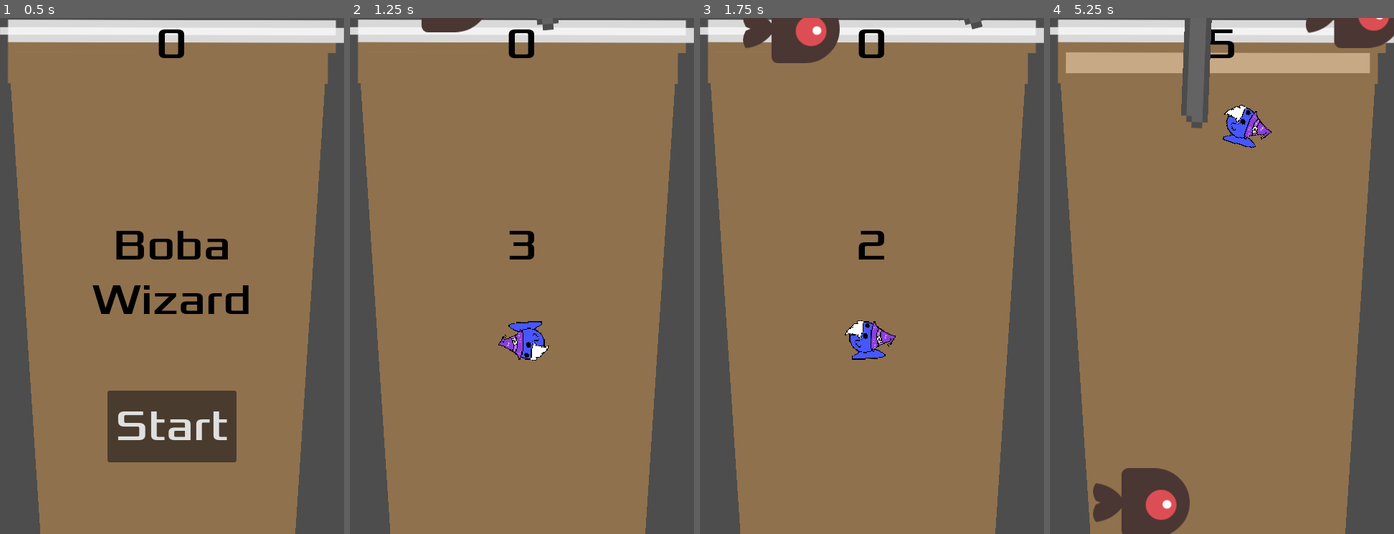
Above: before the commit, frames 1-4 (left to right).
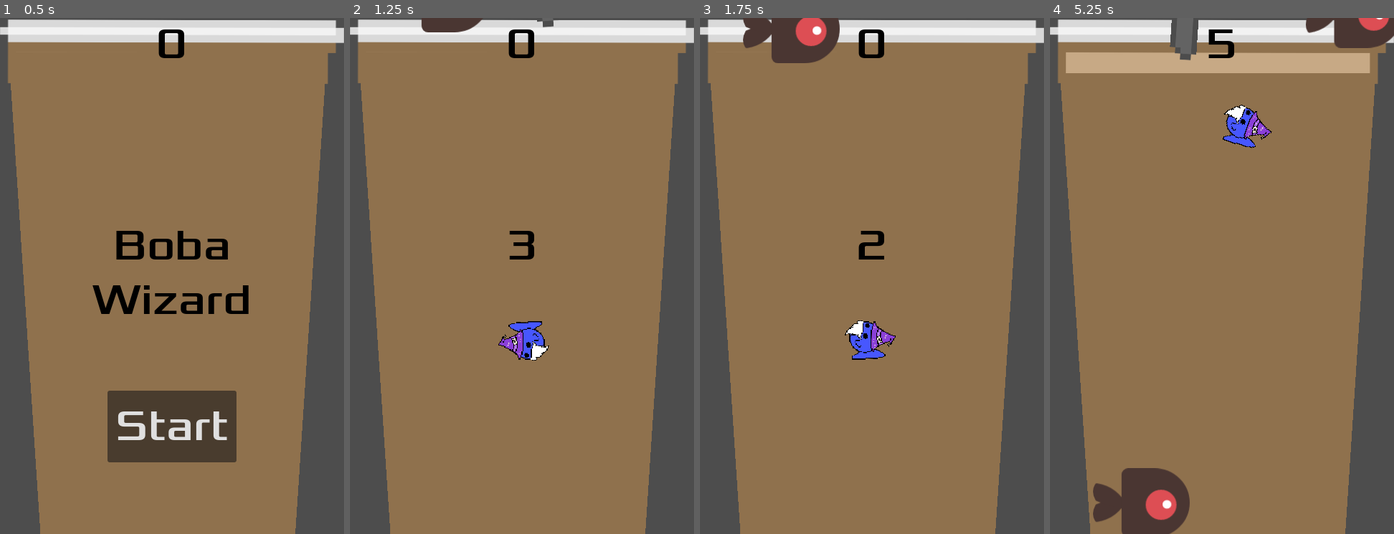
Above: after the commit, the same moments.

Repository: PaulThomasRowe/boba-tea-wizardry
Game: Godot game, scene res://main.tscn
Same seed, same stepped clock (60 frames per second), same inputs: the game is played once before the commit and once after it. Sound files missing from this copy of the repository are replaced by a short silence.
Inputs:
- Up to frame 1 (0.5 s): no input
- Up to frame 2 (1.25 s): click "Start" at 0.5 s
- Up to frame 3 (1.75 s): hold D (move_right) from 1.28 s (still down); tap F (test_immunity) at 1.35 s
- Up to frame 4 (5.25 s): release D (move_right) at 2.03 s; hold S (move_down) 2.03-2.78 s; tap G (test_speed) at 2.1, 3.6, 5.1 s; hold D (move_right) 2.78-3.53 s; tap F (test_immunity) at 2.85, 4.35 s; hold W (move_up) 3.53-4.28 s; hold A (move_left) from 4.28 s (still down)

Frame 1 is identical in both runs. In frame 2, less than 0.1% of the frame differs, in the area x 54-61%, y 0-3%; in frame 3, less than 0.1%; in frame 4, 1.5%, in the area x 34-48%, y 0-22%.

Commit message:
Make straw object collidable; redo rotation logic

Diff:
--- a/player.gd
+++ b/player.gd
@@ -115,6 +115,7 @@
 
 # This function determines what happens if the player collides with
 func _on_body_entered(_body):
+	print(_body)
 	print("Player speed reduced because of collision!")
 	player_slow = true
 	"""
--- a/straw.gd
+++ b/straw.gd
@@ -4,20 +4,20 @@
 var swing_speed = 0.5
 var downward_speed = 45.0
 
-var min_rotation = 345
-var max_rotation = 375
+var max_rotation = 15
 var clockwise = true
 
 func _ready():
 	return
 
 func _process(delta):
-	if (rotation_degrees < 0.5):
-		rotation_degrees += 360
-	print(position.y)
+	#if (fmod(rotation_degrees, 360) < 1):
+	#	rotation_degrees += 360
+	#print(position.y)
+
 	if (position.y < -10):
 		position.y += downward_speed * delta * 0.25
-	if (position.y < -200):
+	elif (position.y < -200):
 		position.y += downward_speed * delta * 0.5
 	elif (position.y < -400):
 		position.y += downward_speed * delta * 0.8
@@ -26,11 +26,11 @@
 	elif (position.y < -600):
 		position.y += downward_speed * delta * 1.0
 
-
-	if clockwise && rotation_degrees < min_rotation:
-		clockwise = false
-	elif !clockwise && rotation_degrees > max_rotation:
-		clockwise = true
+	print(abs(fmod(rotation_degrees, 360)))
+	if (abs(fmod(rotation_degrees, 360)) > max_rotation):
+		clockwise = !clockwise
+	#elif !clockwise && abs(fmod(rotation_degrees, 360)) > max_rotation:
+	#	clockwise = true
 
 	if clockwise:
 		rotation_degrees -= 45 * delta * swing_speed
@@ -38,9 +38,9 @@
 		rotation_degrees += 45 * delta * swing_speed
 
 func start(pos):
-	position = pos
-	show()
+	#position = pos
+	#show()
 	$CollisionShape2D.disabled = false
-	$AnimatedSprite2D.play()
-	var mob_types = Array($AnimatedSprite2D.sprite_frames.get_animation_names())
-	$AnimatedSprite2D.animation = mob_types.pick_random()
+	#$AnimatedSprite2D.play()
+	#var mob_types = Array($AnimatedSprite2D.sprite_frames.get_animation_names())
+	#$AnimatedSprite2D.animation = mob_types.pick_random()
--- a/straw.tscn
+++ b/straw.tscn
@@ -15,8 +15,8 @@
 }]
 
 [sub_resource type="CapsuleShape2D" id="2"]
-radius = 37.0
-height = 100.0
+radius = 23.0
+height = 66.0
 
 [node name="Straw" type="RigidBody2D" groups=["mobs"]]
 collision_mask = 0
@@ -29,7 +29,8 @@
 animation = &"fly"
 
 [node name="CollisionShape2D" type="CollisionShape2D" parent="."]
-rotation = 1.5708
+position = Vector2(0, 571)
+scale = Vector2(0.531633, 1)
 shape = SubResource("2")
 
 [node name="VisibleOnScreenNotifier2D" type="VisibleOnScreenNotifier2D" parent="."]
Not shown: 1 places in hud.tscn that only renumber resources
Not shown: 1 places in main.tscn that only renumber resources
Not shown: 1 places in player.tscn that only renumber resources
